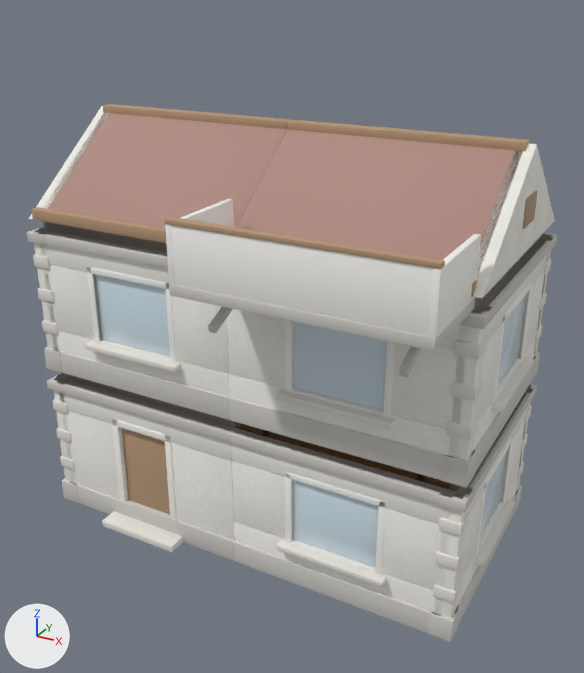
An edit to the glTF model models/th34_beispielhaus.glb, drawn before and after from the same camera.
The view is the same before and after, from a camera (50 mm lens) standing at (6.81, -12.32, 9.89) and looking at (0.4, -0.67, 4.07). The axes (+X, +Y, +Z) are drawn at lower left. The lights are the same throughout. The picture after the commit comes second. Where no turn or scale is listed for an object, it has been applied to the vertices.
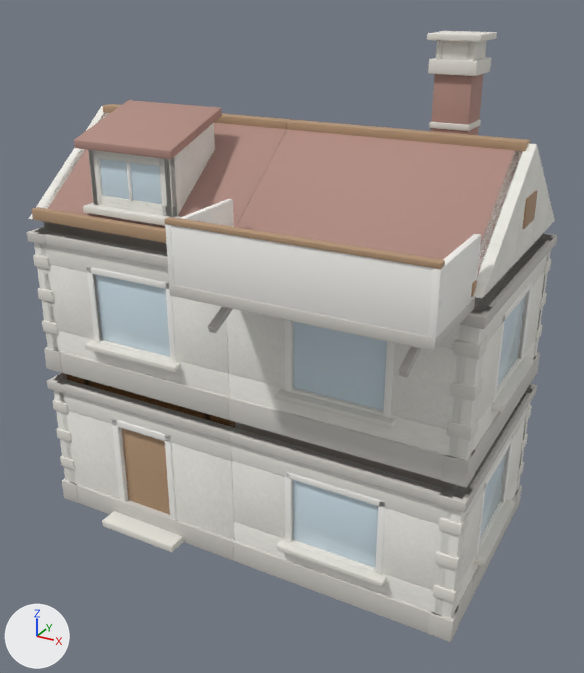
Edits to the bpy script that builds the scene:
```text
Add ob_cube_258:
    ob_cube_258 = bpy.data.objects.new('Cube.258', me_cube_258)  # 56 vertices, 108 faces; spans x -0.33..0.33, y -0.33..0.33, z -0.05..0.05; in mat_hbbank_030 (white #e7e5dd)
    ob_cube_258.location = (2.6, 0.9, 7.75)
Add ob_cube_257:
    ob_cube_257 = bpy.data.objects.new('Cube.257', me_cube_257)  # 56 vertices, 108 faces; spans x -0.43..0.43, y -0.43..0.43, z -0.05..0.05; in mat_hbbank_030 (white #e7e5dd)
    ob_cube_257.location = (2.6, 0.9, 9.1)
Add ob_cube_255:
    ob_cube_255 = bpy.data.objects.new('Cube.255', me_cube_255)  # 56 vertices, 108 faces; spans x -0.05..0.05, y -0.31..0.31, z -0.15..0.15; in mat_hbbank_030 (white #e7e5dd)
    ob_cube_255.location = (2.86, 0.9, 8.92)
Add ob_cube_254:
    ob_cube_254 = bpy.data.objects.new('Cube.254', me_cube_254)  # 56 vertices, 108 faces; spans x -0.21..0.21, y -0.05..0.05, z -0.15..0.15; in mat_hbbank_030 (white #e7e5dd)
    ob_cube_254.location = (2.6, 0.64, 8.92)
Add ob_cube_253:
    ob_cube_253 = bpy.data.objects.new('Cube.253', me_cube_255.copy())
    ob_cube_253.location = (2.34, 0.9, 8.92)
Add ob_cube_252:
    ob_cube_252 = bpy.data.objects.new('Cube.252', me_cube_252)  # 56 vertices, 108 faces; spans x -0.39..0.39, y -0.39..0.39, z -0.11..0.11; in mat_hbbank_030 (white #e7e5dd)
    ob_cube_252.location = (2.6, 0.9, 8.66)
Add ob_cube_251:
    ob_cube_251 = bpy.data.objects.new('Cube.251', me_cube_251)  # 56 vertices, 108 faces; spans x -0.31..0.31, y -0.31..0.31, z -0.85..0.85; in mat_hbdach_030 (beige #b18b81)
    ob_cube_251.location = (2.6, 0.9, 7.75)
Add ob_keil_002:
    ob_keil_002 = bpy.data.objects.new('Keil.002', me_keil_002)  # 56 vertices, 108 faces; spans x -1.0..1.0, y -0.16..1.32, z 1.1..1.71; in mat_hbdach_029 (beige #b18b81)
    ob_keil_002.location = (-2.0, -1.9, 6.23)
Add ob_keil_001:
    ob_keil_001 = bpy.data.objects.new('Keil.001', me_keil_001)  # 56 vertices, 108 faces; spans x -0.85..-0.73, y 0.0..1.3, z 0.01..1.57; in mat_hbputz_029 (picture img_hausputz)
    ob_keil_001.location = (-2.0, -1.9, 6.23)
Add ob_keil:
    ob_keil = bpy.data.objects.new('Keil', me_keil)  # 56 vertices, 108 faces; spans x 0.73..0.85, y 0.0..1.3, z 0.01..1.57; in mat_hbputz_029 (picture img_hausputz)
    ob_keil.location = (-2.0, -1.9, 6.23)
Add ob_cube_250:
    ob_cube_250 = bpy.data.objects.new('Cube.250', me_cube_250)  # 56 vertices, 108 faces; spans x -0.95..0.95, y -0.13..0.13, z -0.06..0.06; in mat_hbbank_029 (white #e7e5dd)
    ob_cube_250.location = (-2.0, -1.93, 6.29)
Add ob_cube_249:
    ob_cube_249 = bpy.data.objects.new('Cube.249', me_cube_249)  # 56 vertices, 108 faces; spans x -0.025..0.025, y -0.035..0.035, z -0.315..0.315; in mat_hbrahmen_029 (white #f9f8f3)
    ob_cube_249.location = (-2.0, -1.89, 6.85)
Add ob_cube_248:
    ob_cube_248 = bpy.data.objects.new('Cube.248', me_cube_248)  # 56 vertices, 108 faces; spans x -0.63..0.63, y -0.04..0.04, z -0.315..0.315; in mat_hbglas_029 (pale blue #d7eaf3)
    ob_cube_248.location = (-2.0, -1.85, 6.85)
Add ob_cube_247:
    ob_cube_247 = bpy.data.objects.new('Cube.247', me_cube_247)  # 56 vertices, 108 faces; spans x -0.11..0.11, y -0.07..0.07, z -0.575..0.575; in mat_hbputz_029 (picture img_hausputz)
    ob_cube_247.location = (-2.74, -1.83, 6.81)
Add ob_cube_246:
    ob_cube_246 = bpy.data.objects.new('Cube.246', me_cube_247.copy())
    ob_cube_246.location = (-1.26, -1.83, 6.81)
Add ob_cube_245:
    ob_cube_245 = bpy.data.objects.new('Cube.245', me_cube_245)  # 56 vertices, 108 faces; spans x -0.85..0.85, y -0.07..0.07, z -0.11..0.11; in mat_hbputz_029 (picture img_hausputz)
    ob_cube_245.location = (-2.0, -1.83, 7.27)
Add ob_cube_244:
    ob_cube_244 = bpy.data.objects.new('Cube.244', me_cube_244)  # 56 vertices, 108 faces; spans x -0.85..0.85, y -0.07..0.07, z -0.15..0.15; in mat_hbputz_029 (picture img_hausputz)
    ob_cube_244.location = (-2.0, -1.83, 6.38)
```

Boxes [x1, y1, x2, y2] around the edits, measured in the pictures (584 x 673 px):
'Keil.002', added (beige)
    after: [74, 100, 222, 159]
'Cube.251', added (beige)
    after: [431, 74, 484, 135]
'Cube.248', added (pale blue)
    after: [99, 159, 162, 204]
'Keil', added
    after: [164, 123, 215, 217]
'Cube.252', added
    after: [428, 57, 491, 76]
'Cube.250', added
    after: [83, 203, 181, 226]
'Cube.244', added
    after: [93, 195, 177, 216]
'Cube.257', added
    after: [427, 31, 497, 42]
'Cube.246', added
    after: [159, 158, 177, 217]
'Cube.245', added
    after: [89, 150, 174, 167]
'Cube.254', added
    after: [442, 41, 469, 60]
'Cube.247', added
    after: [88, 150, 103, 206]
'Cube.258', added
    after: [429, 119, 481, 131]
'Cube.255', added
    after: [468, 41, 487, 60]
'Cube.249', added
    after: [126, 162, 133, 200]
'Cube.253', added (mostly hidden)
    after: [436, 41, 443, 59]
'Keil.001', added (mostly hidden)
    after: [89, 150, 98, 205]
'Giebel', unchanged, covered by the edit
    both: [46, 113, 286, 228]
